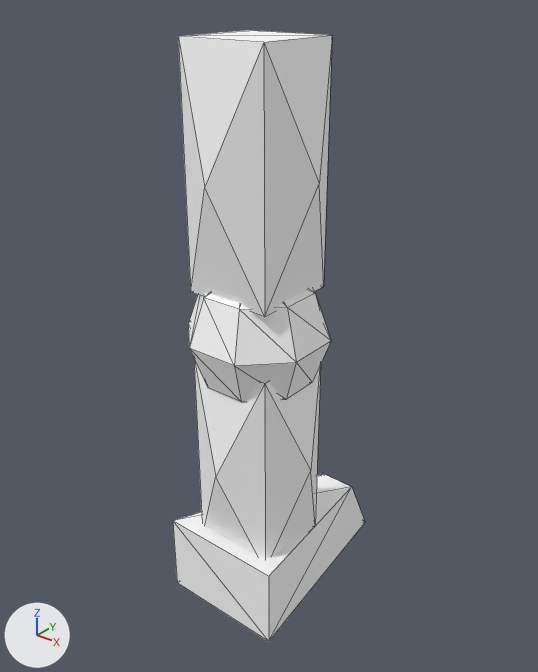
What one commit did to the glTF model xplat/src/main/resources/assets/plastar/plastar_models/model_a/right_leg.gltf.
Camera for both pictures: a 50 mm lens placed at (0.386, -0.354, 0.438), pointed at (0.084, 0.024, 0.204). Every picture has the same lights, and +X, +Y and +Z are marked at lower left. Mesh edges are drawn as thin lines. Where no turn or scale is listed for an object, it has been applied to the vertices. Vertices at the same position are counted once.

Names of what the first picture shows: 'foot', 'knee', 'lower leg', 'upper leg'.
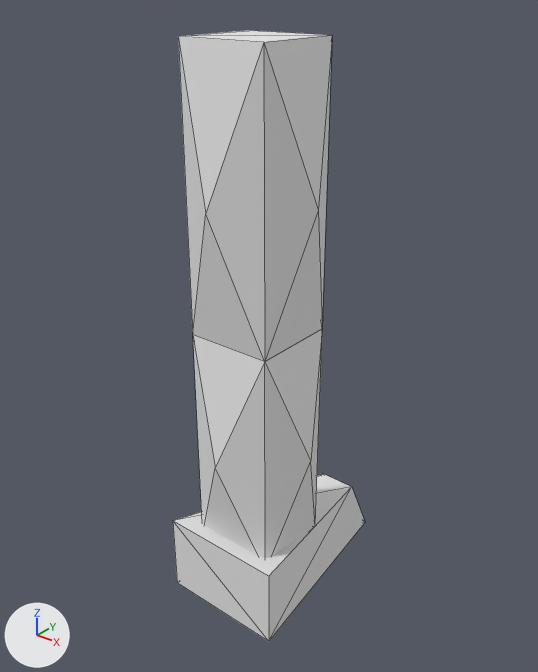
Changed parts and their boxes (x1, y1, x2, y2) in the pictures (538 x 672 px; the box of a moved part takes in the faces that stretch with it):
'upper leg', recoloured, reshaped (16% taller)
    before: (178, 30, 332, 317)
    after: (178, 30, 332, 362)
'lower leg', recoloured, reshaped (15% taller)
    before: (194, 359, 321, 558)
    after: (193, 329, 322, 558)
'foot', recoloured
    both: (173, 474, 365, 641)
'knee', deleted
    before: (188, 289, 331, 402)
part 1 of me_mesh_0, moved or reshaped
    before: (194, 359, 321, 526)
    after: (193, 329, 322, 525)
part 2 of me_mesh_1, moved or reshaped
    before: (178, 39, 265, 317)
    after: (178, 39, 265, 362)

What changed in the scene script:
```text
Change mat_material_0:
    mat_material_0.base_color: (1.0, 1.0, 1.0) -> (0.8, 0.8, 0.8)  # white #ffffff -> white #e7e7e7
Change me_mesh_0:
    used by ob_lower_leg; location = (0.0938, 0.0, 0.0625)
    remove me_mesh_0.from_pydata(...)  # 12 vertices, 20 faces; spans x -0.047..0.047, y -0.047..0.047, z -0.016..0.141
    add me_mesh_0.from_pydata(...)  # 12 vertices, 18 faces; spans x -0.047..0.047, y -0.047..0.047, z -0.016..0.156
    me_mesh_0 part 1
    2 vertices are removed from x -0.031..0.031, y -0.031..0.031, z 0.141
    10 faces are deleted
    4 vertices in x -0.047..0.047, y -0.047..0.047, z 0.062 move by (0.0, 0.0, 0.008)
    2 vertices move from x -0.031..0.031, y -0.031..0.031, z 0.141 to x -0.031..0.031, y -0.031..0.031, z 0.156
    2 vertices are added at (0.031, 0.031, 0.156), (-0.031, -0.031, 0.156)
    8 new faces join them
Change me_mesh_1:
    where me_mesh_1.from_pydata(...)  # 12 vertices, 20 faces; spans x -0.047..0.047, y -0.047..0.047, z -0.016..0.141
    used by ob_upper_leg; location = (0.0938, 0.0, 0.2656)
    verts and faces of me_mesh_1; kept vertices keep their numbers, new ones are numbered from 12
    before: 2 (-0.031, -0.031, 0.141) at pixel (178, 36), 4 (0.031, -0.031, -0.016) at pixel (264, 316), 5 (-0.031, -0.031, -0.016) at pixel (190, 292), 6 (0.031, 0.031, -0.016) at pixel (323, 286), 7 (-0.031, 0.031, -0.016)
    before: 8 (0.047, 0.0, 0.062) at pixel (319, 183), 9 (-0.047, 0.0, 0.062), 10 (0.0, -0.047, 0.062) at pixel (204, 187), 11 (0.0, 0.047, 0.062)
    me_mesh_1 part 2
    add delete_vertices([5])  # with the faces that use them
    add for i in [*range(8, 12)]: verts[i] += (0.0, 0.0, -0.015)
    add for i in [4, 6, 7]: verts[i] += (0.0, 0.0, -0.031)
    add verts[12] = (-0.031, -0.031, -0.047)  # pixel (192, 334)
    add faces += [(2, 9, 12), (7, 12, 9), (2, 12, 10), (4, 10, 12)]
Remove ob_knee:
    ob_knee = bpy.data.objects.new('knee', me_mesh_2)
    ob_knee.location = (0.0938, 0.0, 0.2188)
```
